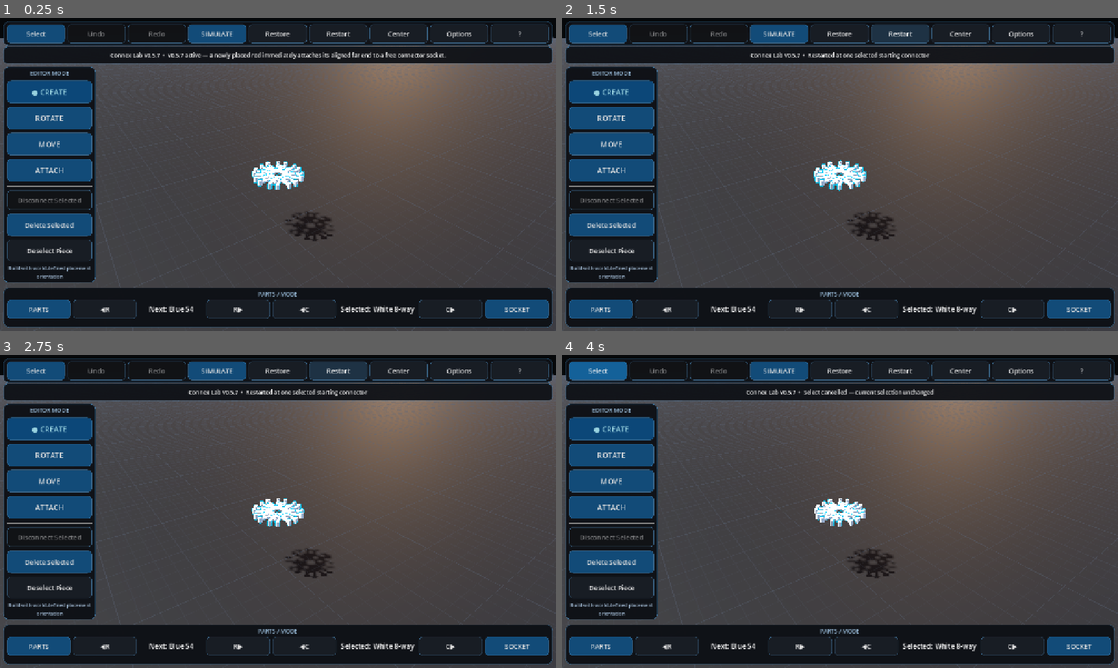
Above: before the commit, frames 1-4 (two rows, left to right).
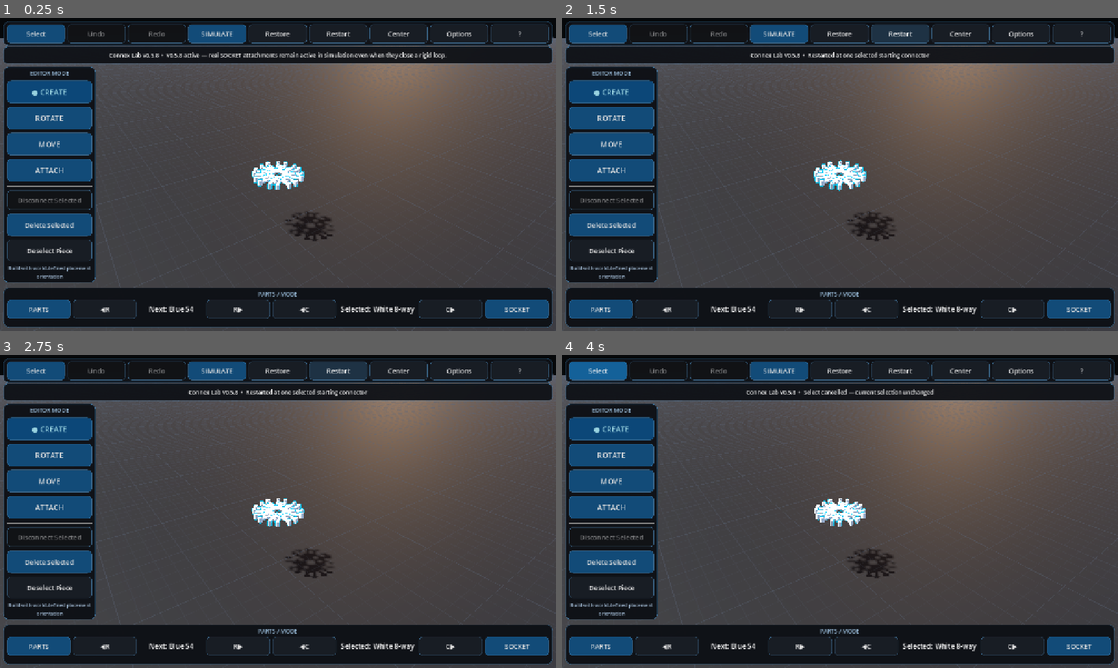
Above: after the commit, the same moments.

Repository: pixel375/connex
Game: Godot game, scene res://Main.tscn
Two runs of this game, one before a commit and one after it. Both use one fixed random seed, a clock stepped at 60 frames per second and the inputs below.
Inputs:
- Up to frame 1 (0.25 s): no input
- Up to frame 2 (1.5 s): click "Restart" at 0.5 s; click "Restart" at 1.25 s
- Up to frame 3 (2.75 s): click "Restart" at 2 s
- Up to frame 4 (4 s): click "Select" at 2.75 s; click "SELECT…" at 3.5 s

The runs differ from the first frame. In frame 1, 0.6% of the frame differs, in the area x 19-81%, y 10-14%; in frame 2, less than 0.1%; in frame 3, less than 0.1%; in frame 4, less than 0.1%.

Commit message:
v0.5.8: activate loop-safe socket runtime

Diff:
--- a/Main.tscn
+++ b/Main.tscn
@@ -1,7 +1,7 @@
 [gd_scene load_steps=3 format=3]
 
-; v0.5.7 release runtime: res://scripts/main_v062.gd
-[ext_resource type="Script" path="res://scripts/main_v062.gd" id="1_main"]
+; v0.5.8 release runtime: res://scripts/main_v063.gd
+[ext_resource type="Script" path="res://scripts/main_v063.gd" id="1_main"]
 [ext_resource type="Script" path="res://scripts/physics_slider_fix_v052.gd" id="2_physics_fix"]
 
 [node name="Main" type="Node3D"]
